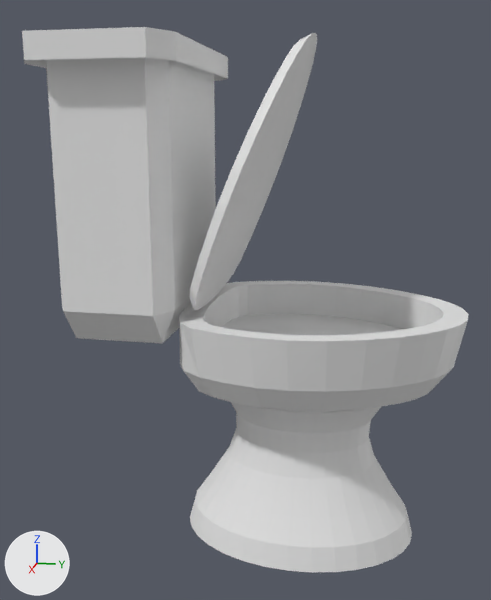
An edit to the OBJ model OTTER-Stable/projects/better/res/toilet.obj, drawn before and after from the same camera.
The view is the same before and after, from a camera (50 mm lens) standing at (4.07, 0.45, 2.52) and looking at (0.03, -0.36, 1.51). The axes (+X, +Y, +Z) are drawn at lower left. The lights are the same throughout. Where no turn or scale is listed for an object, it has been applied to the vertices. Vertices at the same position are counted once.
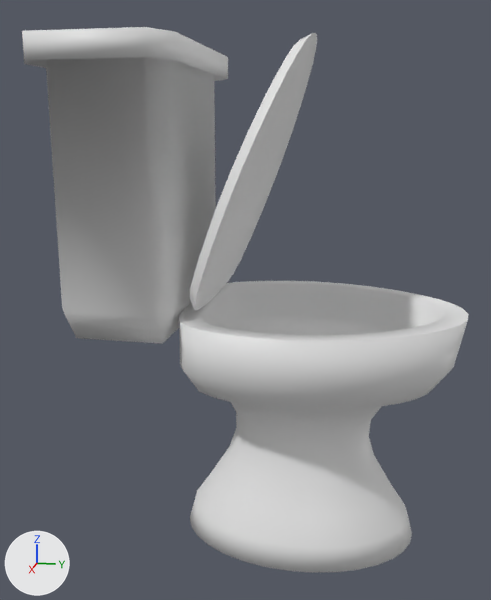
Changed parts and their boxes (x1, y1, x2, y2) in the pictures (491 x 600 px):
'Cube_Cube.001', surface changed: (22, 27, 228, 342) in both

The change, as a list of edits to the scene's bpy script:
```text
Change me_cube_cube_001:
    where me_cube_cube_001.from_pydata(...)  # 36 vertices, 68 faces; spans x -0.77..0.77, y -1.43..-0.6, z 1.35..3.01
    used by ob_cube_cube_001; location = (0.0, 0.0, 0.0)
    me_cube_cube_001 part 1: the surface is now shaded smooth
Change me_cylinder:
    where me_cylinder.from_pydata(...)  # 386 vertices, 768 faces; spans x -0.73..0.73, y -0.74..0.98, z 0.0..1.49
    used by ob_cylinder; location = (0.0, 0.0, 0.0)
    me_cylinder part 2: its shading normals changed
```
